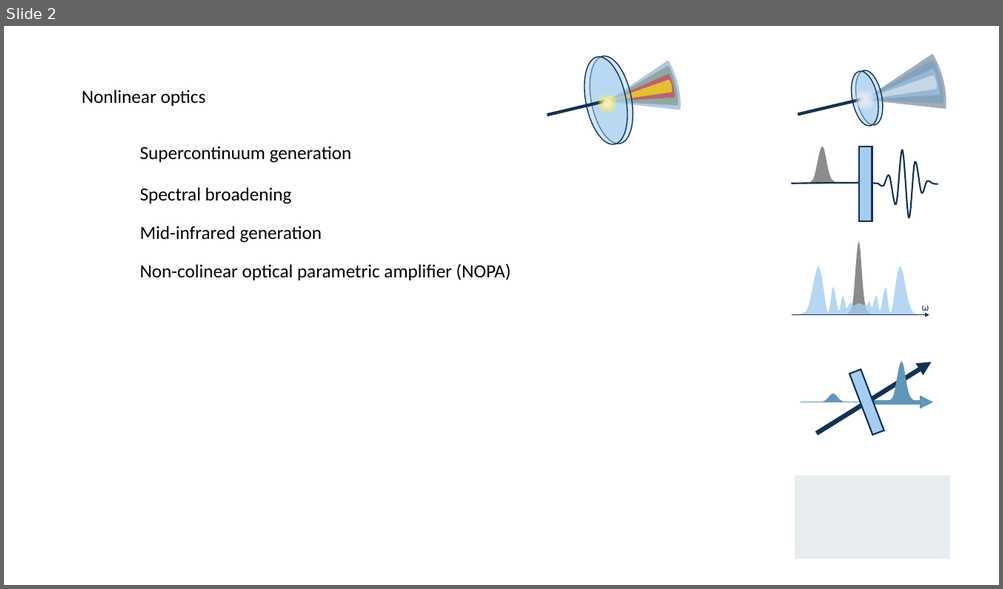
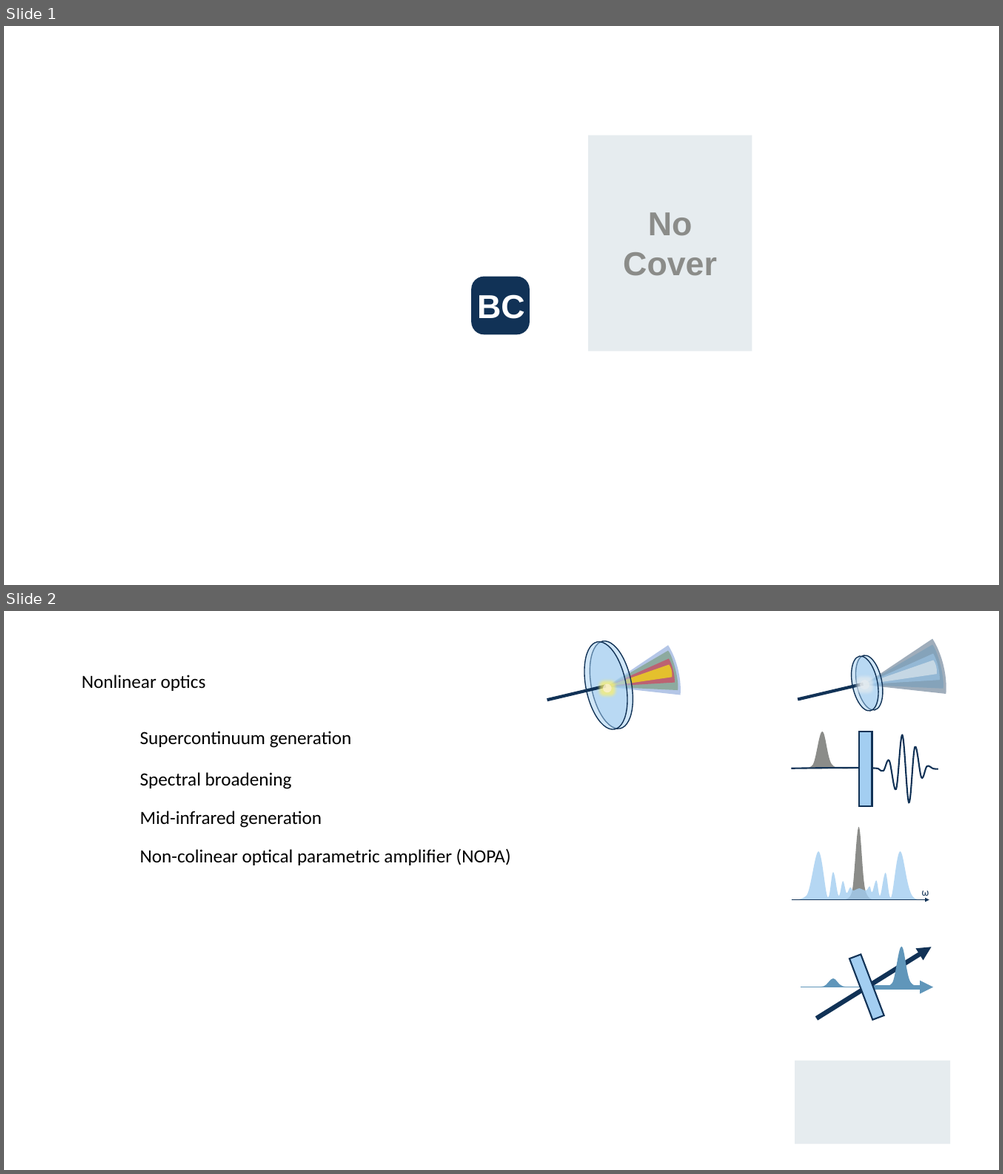
Before and after one commit to bchen-tw/bchen-tw.github.io, a slide deck: assets/logo.pptx. Shown one above the other, each under a label of ours: slide 2 before the commit, slides 1 and 2 after it. The pictures are 1003x589 and 1003x1174 pixels, drawn with LibreOffice and Linux fonts; fonts in the diff are those of the drawing; background and template pictures are left out. Boxes give left, top, right and bottom in pixels: in the first picture for what was removed or moved away, otherwise in the second. Text is boxed around its words. In the diff, an @@ line names an element or a change of style, - is before the commit and + after.

```diff
--- a/assets/logo.pptx
+++ b/assets/logo.pptx
@@ slide 1 added at (4,26,999,585), background #FFFFFF @@
@@ rectangle added at (588,135,752,352), fill #E6ECEF @@
@@ text added at (623,212,717,276), 32 pt, text #8B8C89, bold @@
+No
+Cover
@@ rounded rectangle added at (471,277,529,335), fill #113256 @@
@@ text added at (477,295,525,319), 32 pt, text #FFFFFF, bold @@
+BC
```
Also in this commit, not shown: 1 slide removed, 4 other files.
